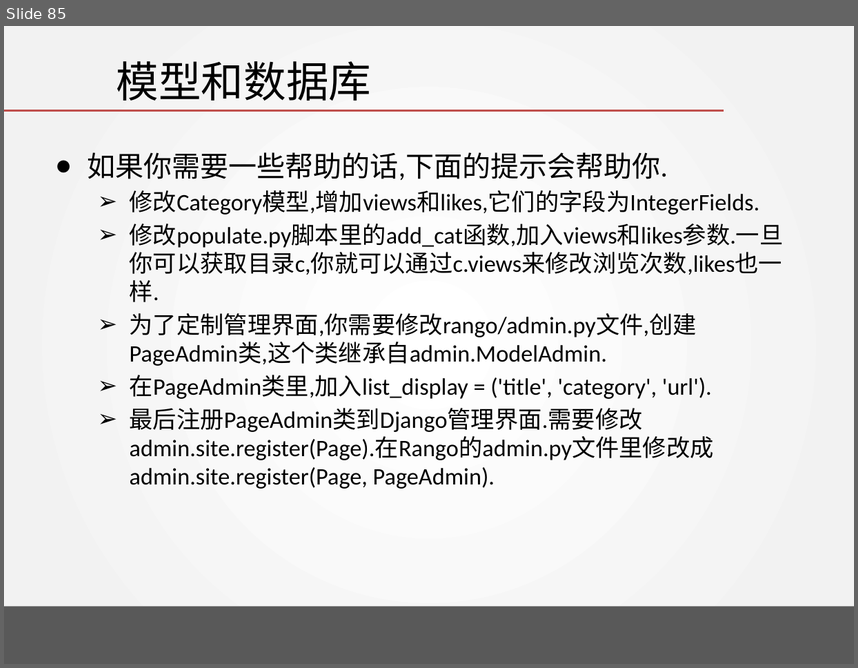
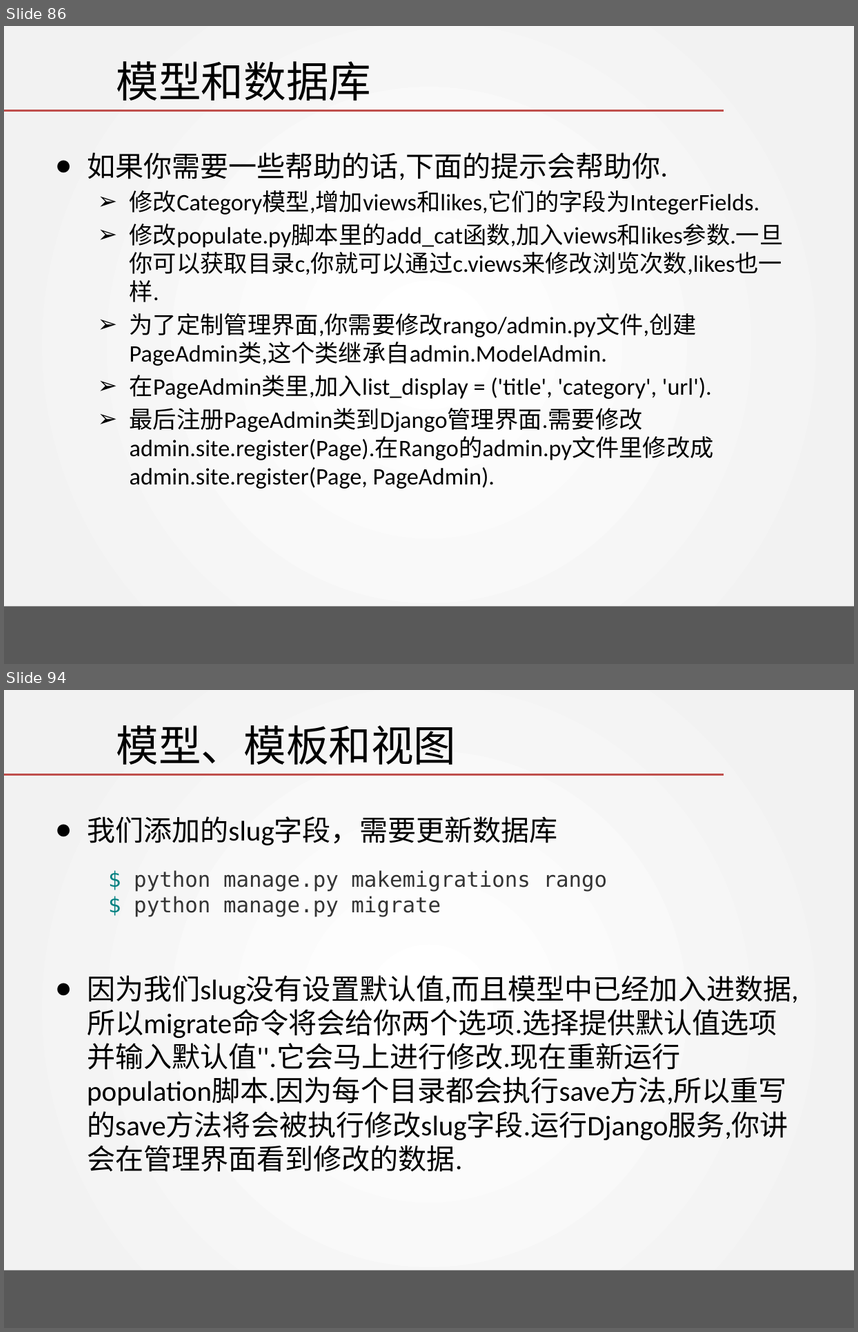
Before and after one commit to wangjin0818/Creative_Experiment, a slide deck: week 04/Tango with Django - I.pptx. Shown one above the other, each under a label of ours: slide 85 before the commit, slides 86 and 94 after it; the slides between them are not shown. The pictures are 858x668 and 858x1332 pixels, drawn with LibreOffice and Linux fonts; fonts in the diff are those of the drawing; background and template pictures are left out. Boxes give left, top, right and bottom in pixels: in the first picture for what was removed or moved away, otherwise in the second. Text is boxed around its words. In the diff, an @@ line names an element or a change of style, - is before the commit and + after.

```diff
--- a/week 04/Tango with Django - I.pptx
+++ b/week 04/Tango with Django - I.pptx
@@ slide 94 added at [4,690,854,1328], background gradient #FFFFFF to #F2F2F2; not listed: 2 template elements that a slide beside it also shows @@
@@ title added at [116,725,457,765], 36 pt, text #000000 @@
+模型、模板和视图
@@ text added at [87,816,798,1172], 24 pt, text #000000 @@
+● 我们添加的slug字段，需要更新数据库
+● 因为我们slug没有设置默认值,而且模型中已经加入进数据,所以migrate命令将会给你两个选项.选择提供默认值选项并输入默认值''.它会马上进行修改.现在重新运行population脚本.因为每个目录都会执行save方法,所以重写的save方法将会被执行修改slug字段.运行Django服务,你讲会在管理界面看到修改的数据.
@@ text added at [134,870,608,917], 18 pt, text #333333 @@
+$ python manage.py makemigrations rango
+$ python manage.py migrate
@@ what was slide 85 is now slide 86 @@
```
Also in this commit, not shown: 2 slides changed, 16 other slides added, 2 other files.
